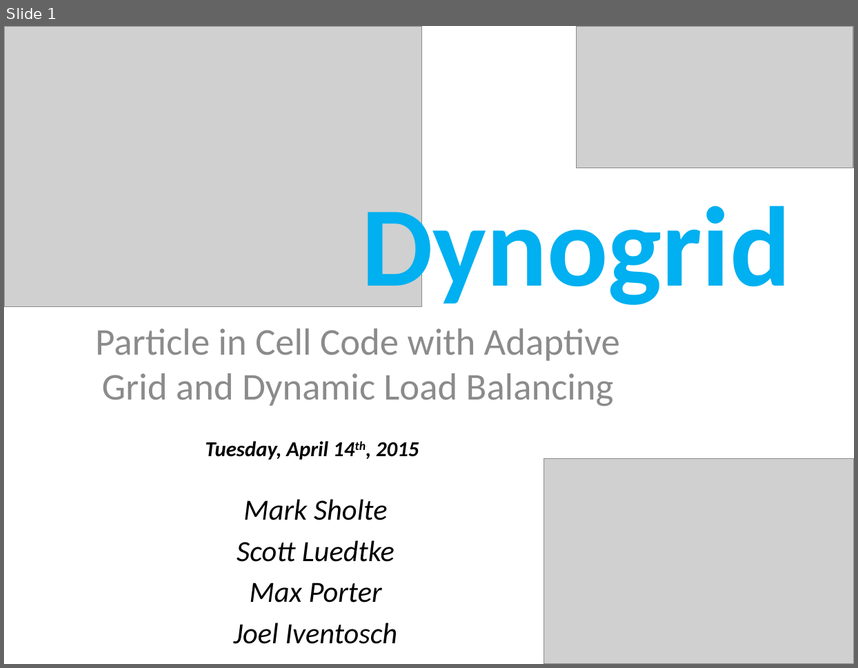
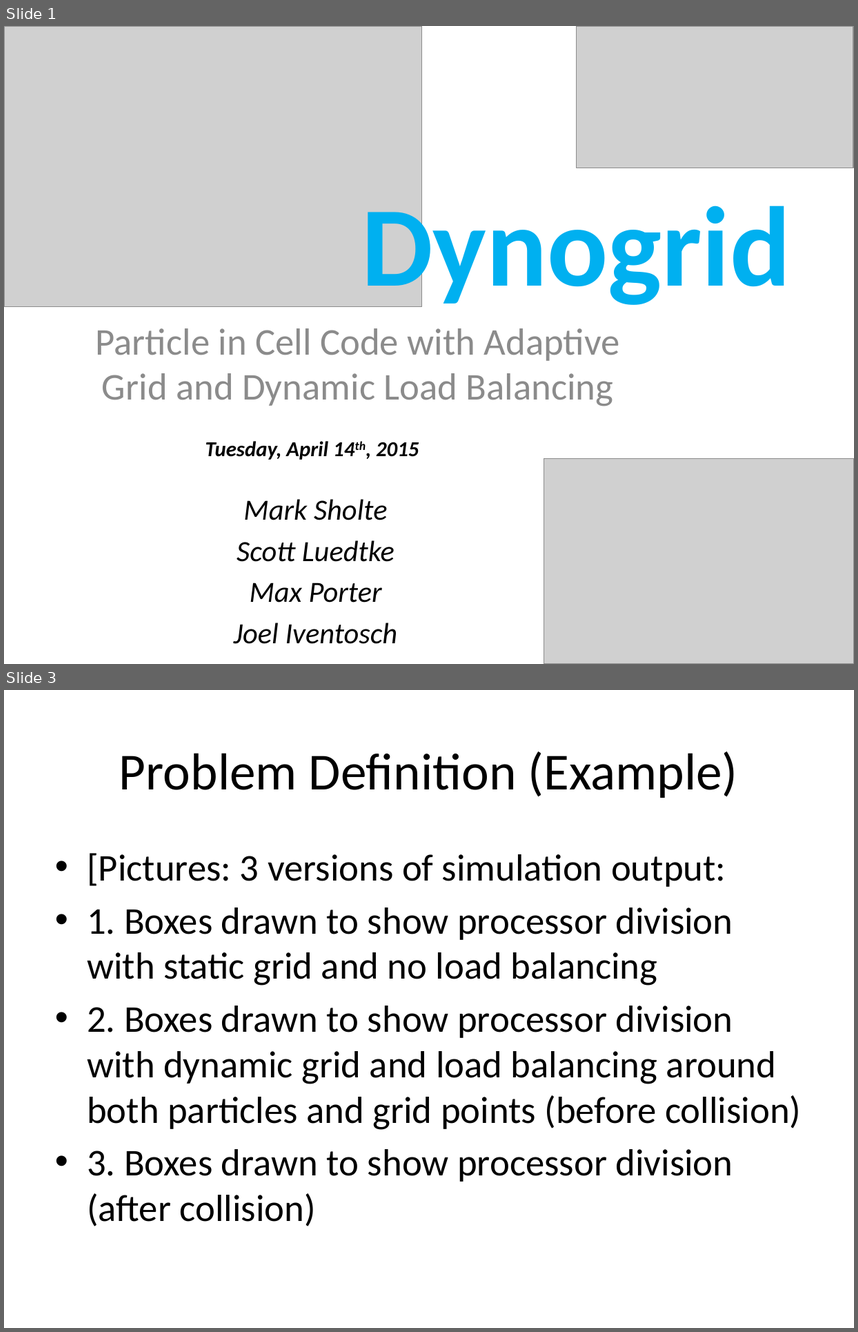
Before and after one commit to mgsholte/dynogrid, a slide deck: Dynogrid_ProgressReport_v1.pptx. Shown one above the other, each under a label of ours: slide 1 before the commit, slides 1 and 3 after it; the slides between them are not shown. The pictures are 858x668 and 858x1332 pixels, drawn with LibreOffice and Linux fonts; fonts in the diff are those of the drawing; grey boxes stand for pictures. Boxes give left, top, right and bottom in pixels: in the first picture for what was removed or moved away, otherwise in the second. Text is boxed around its words. In the diff, an @@ line names an element or a change of style, - is before the commit and + after.

Commit message:
Powerpoint

```diff
--- a/Dynogrid_ProgressReport_v1.pptx
+++ b/Dynogrid_ProgressReport_v1.pptx
@@ slide 3 added at (4, 690, 854, 1328), background #FFFFFF @@
@@ title added at (119, 751, 738, 798), 44 pt, text #000000 @@
+Problem Definition (Example)
@@ text added at (87, 853, 801, 1226), 32 pt, text #000000 @@
+• [Pictures: 3 versions of simulation output:
+• 1. Boxes drawn to show processor division with static grid and no load balancing
+• 2. Boxes drawn to show processor division with dynamic grid and load balancing around both particles and grid points (before collision)
+• 3. Boxes drawn to show processor division (after collision)
```
Also in this commit, not shown: 2 other slides added.
